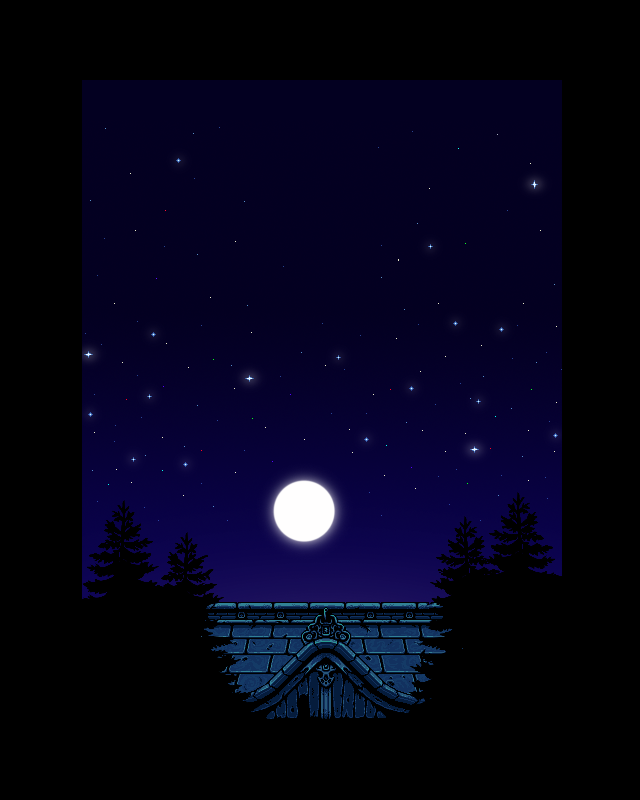
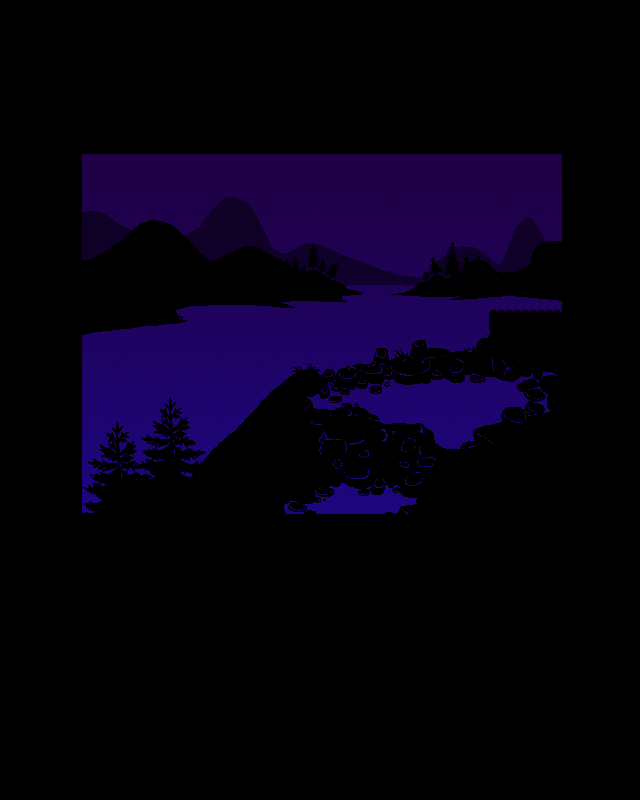
Layer changes from the first 640 x 800 image to the second:
added group "Group 1" with 12 layers above "signature" over <box>82,154,562,625</box>
added layer "props blackout" in group "Group 1" over <box>291,310,562,377</box>
added layer "trees small copy" in group "Group 1" over <box>267,242,481,287</box>
added layer "foreground" in group "Group 1" over <box>145,340,562,514</box>
added layer "trees copy 2" in group "Group 1" over <box>82,397,214,621</box>
added layer "background 1" in group "Group 1" over <box>82,220,562,335</box>
added layer "background 2" (50%) in group "Group 1" over <box>82,197,554,290</box>
added layer "sky gradient" (1st of 2, in "Group 1") in group "Group 1" over <box>82,154,562,514</box>
renamed "scene elements" to "hikawa nights", hid the group it (40 layers) over <box>82,80,562,719</box>
showed group "references" (3 layers) over <box>82,80,562,719</box>
